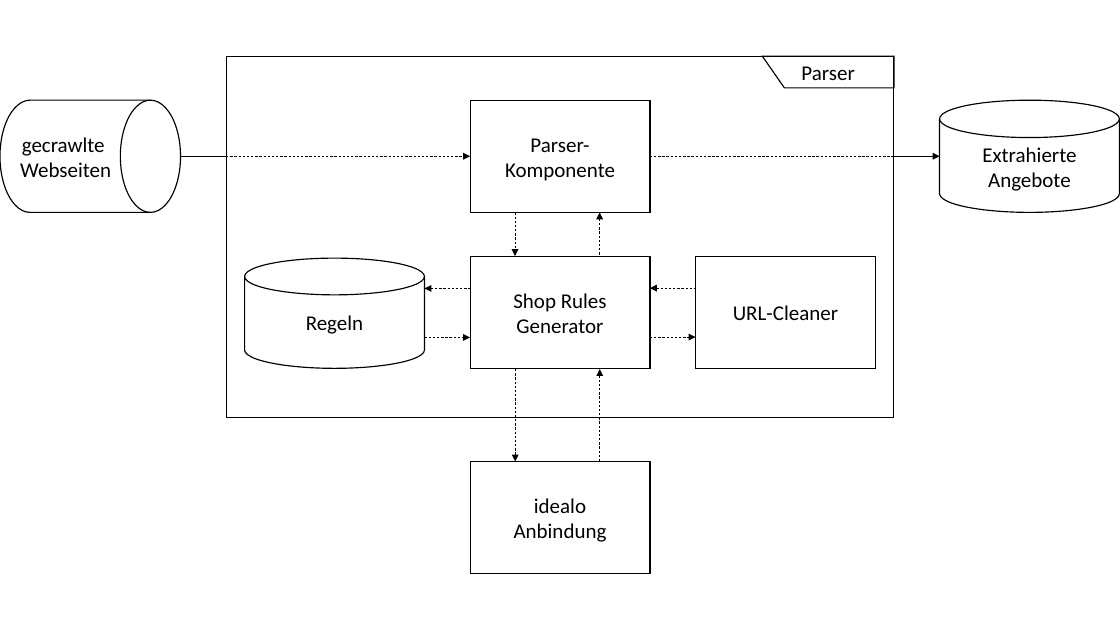
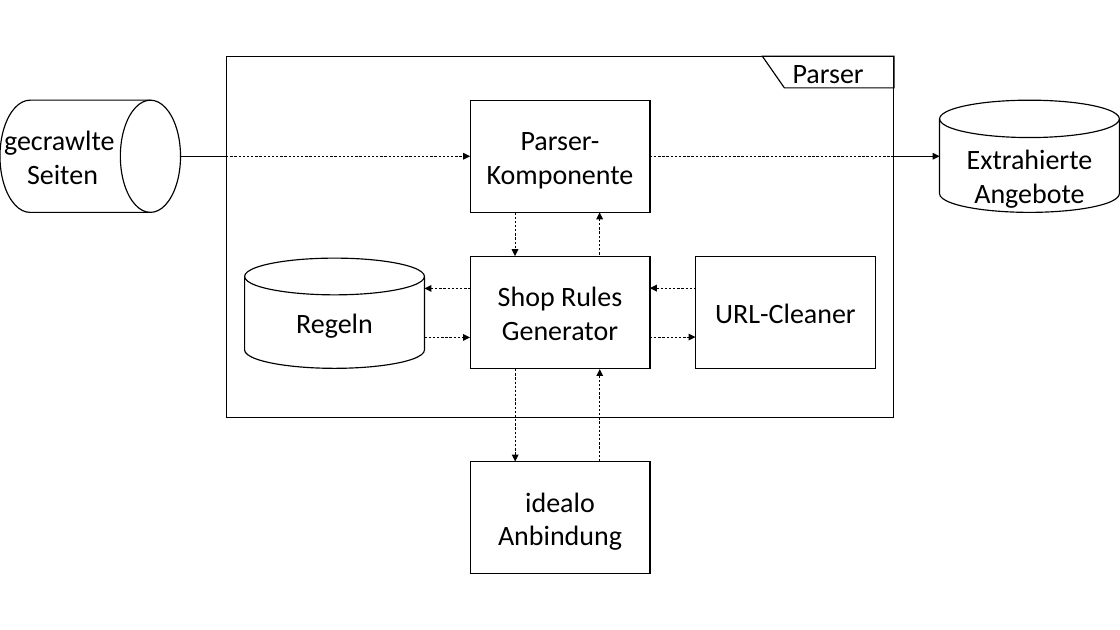
Before and after one commit to deeps96/Bachelorarbeit, a slide deck: slide 1 of src/resources/Architektur Parser.pptx. Drawn at 1120x630 pixels with LibreOffice and Linux fonts; fonts in the diff are those of the drawing. Boxes give left, top, right and bottom in pixels: in the first picture for what was removed or moved away, otherwise in the second. Text is boxed around its words. In the diff, an @@ line names an element or a change of style, - is before the commit and + after.

Commit message:
Updated architecture of parser to new layout. -> increased font size

```diff
--- a/src/resources/Architektur Parser.pptx
+++ b/src/resources/Architektur Parser.pptx
@@ size 18 to 24 pt in 7 elements at (763, 56, 895, 88), (471, 461, 650, 574), (471, 256, 650, 369), (245, 258, 424, 368), (940, 100, 1120, 213), (696, 256, 875, 369), (471, 100, 650, 213) @@
@@ text in flow chart magnetic drum at (4, 127, 115, 185): text changed; size 18 to 24 pt @@
-gecrawlte
-Webseiten
+gecrawlte
+Seiten
```
Also in this commit, not shown: 1 other file.
